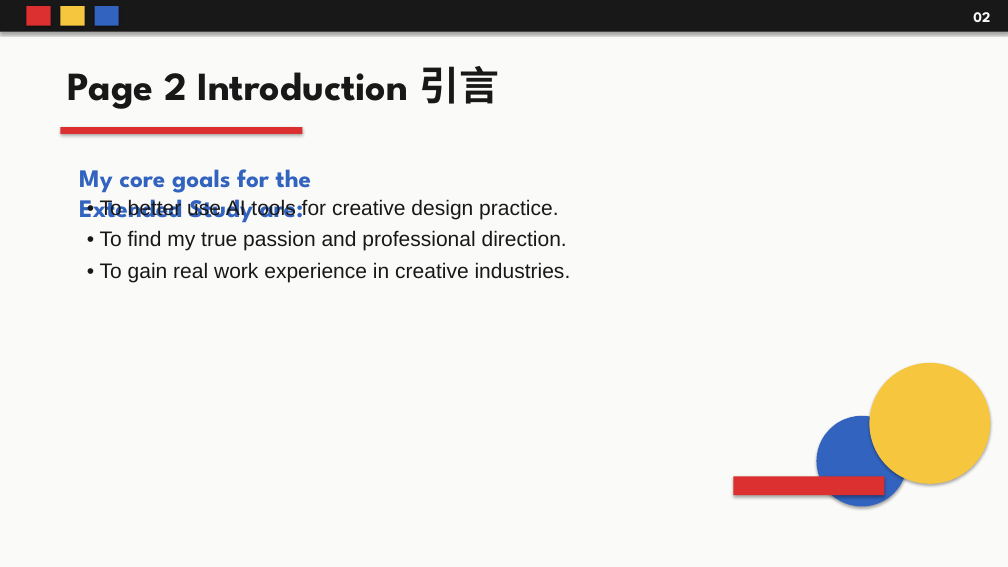
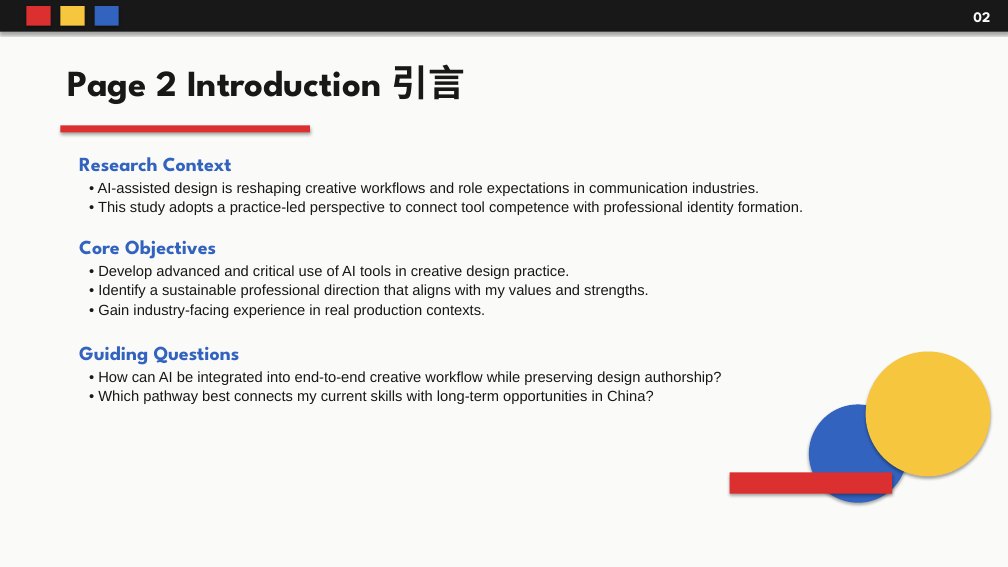
Before and after one commit to maotianyi12138-eng/-, a slide deck: slide 2 of Finding_Direction_Through_Exploration_Bauhaus.pptx. Drawn at 1008x567 pixels with LibreOffice and Linux fonts; fonts in the diff are those of the drawing. Boxes give left, top, right and bottom in pixels: in the first picture for what was removed or moved away, otherwise in the second. Text is boxed around its words. In the diff, an @@ line names an element or a change of style, - is before the commit and + after.

```diff
--- a/Finding_Direction_Through_Exploration_Bauhaus.pptx
+++ b/Finding_Direction_Through_Exploration_Bauhaus.pptx
@@ text "Page 2 Introduction 引言" at [68, 64, 466, 104]: size 38 to 35 pt @@
@@ rectangle: place and size @@
-rectangle at [60, 127, 302, 134]
+rectangle at [60, 126, 310, 132]
@@ text at [79, 157, 232, 172]: text changed; size 24 to 19 pt @@
-My core goals for the Extended Study are:
+Research Context
@@ text at [98, 182, 803, 215]: text changed; size 20 to 14 pt @@
-• To better use AI tools for creative design practice.
-• To find my true passion and professional direction.
-• To gain real work experience in creative industries.
+• AI-assisted design is reshaping creative workflows and role expectations in communication industries.
+• This study adopts a practice-led perspective to connect tool competence with professional identity formation.
@@ text added at [79, 240, 216, 259], 19 pt, text #3263BE, bold @@
+Core Objectives
@@ text added at [98, 265, 649, 318], 14 pt, text #181818 @@
+• Develop advanced and critical use of AI tools in creative design practice.
+• Identify a sustainable professional direction that aligns with my values and strengths.
+• Gain industry-facing experience in real production contexts.
@@ text added at [79, 346, 240, 365], 19 pt, text #3263BE, bold @@
+Guiding Questions
@@ ellipse: place and size @@
-ellipse at [870, 363, 991, 484]
+ellipse at [866, 352, 991, 476]
@@ text added at [98, 371, 722, 404], 14 pt, text #181818 @@
+• How can AI be integrated into end-to-end creative workflow while preserving design authorship?
+• Which pathway best connects my current skills with long-term opportunities in China?
@@ ellipse: place and size @@
-ellipse at [817, 416, 907, 507]
+ellipse at [809, 405, 907, 503]
@@ rectangle: place and size @@
-rectangle at [734, 476, 885, 495]
+rectangle at [730, 473, 892, 494]
```
Also in this commit, not shown: 7 other slides changed.
